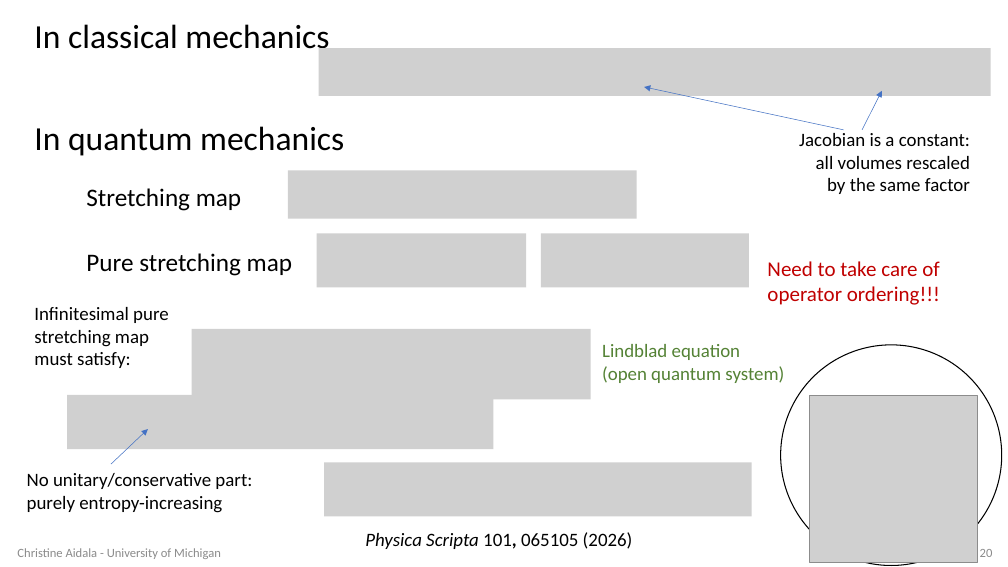
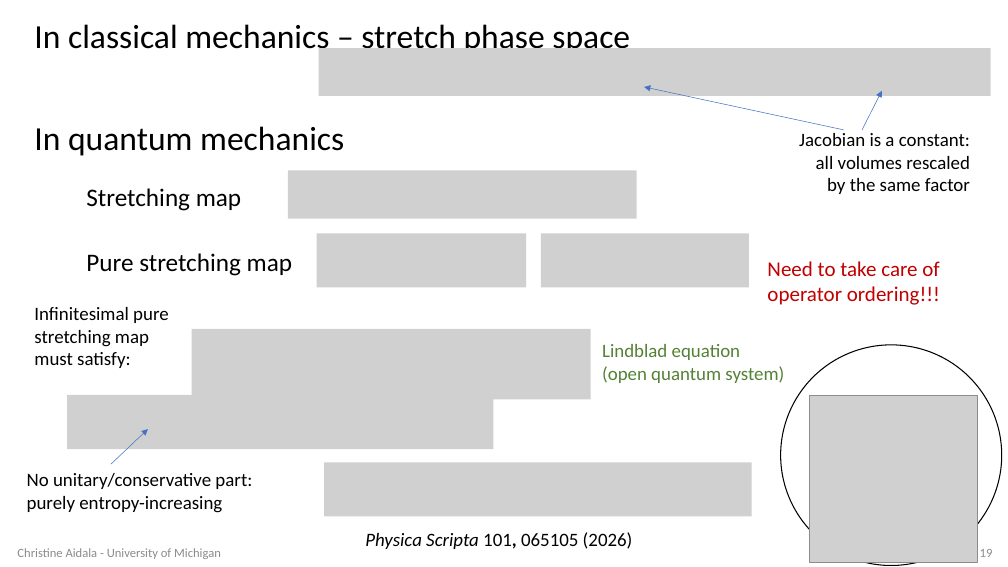
Before and after one commit to assumptionsofphysics/assumptionsofphysics.github.io, a slide deck: slide 19 of presentations/20260916-Duke.pptx (slide 20 before the commit). Drawn at 1008x567 pixels with LibreOffice and Linux fonts; fonts in the diff are those of the drawing; grey boxes stand for pictures; background and template pictures are left out. Boxes give left, top, right and bottom in pixels: in the first picture for what was removed or moved away, otherwise in the second. Text is boxed around its words. In the diff, an @@ line names an element or a change of style, - is before the commit and + after.

```diff
--- a/presentations/20260916-Duke.pptx
+++ b/presentations/20260916-Duke.pptx
@@ text at bbox=[34, 24, 630, 56]: text changed @@
-In classical mechanics
+In classical mechanics – stretch phase space
@@ page number at bbox=[980, 549, 993, 557]: text changed @@
-20
+19
```
Also in this commit, not shown: 7 other slides changed.
